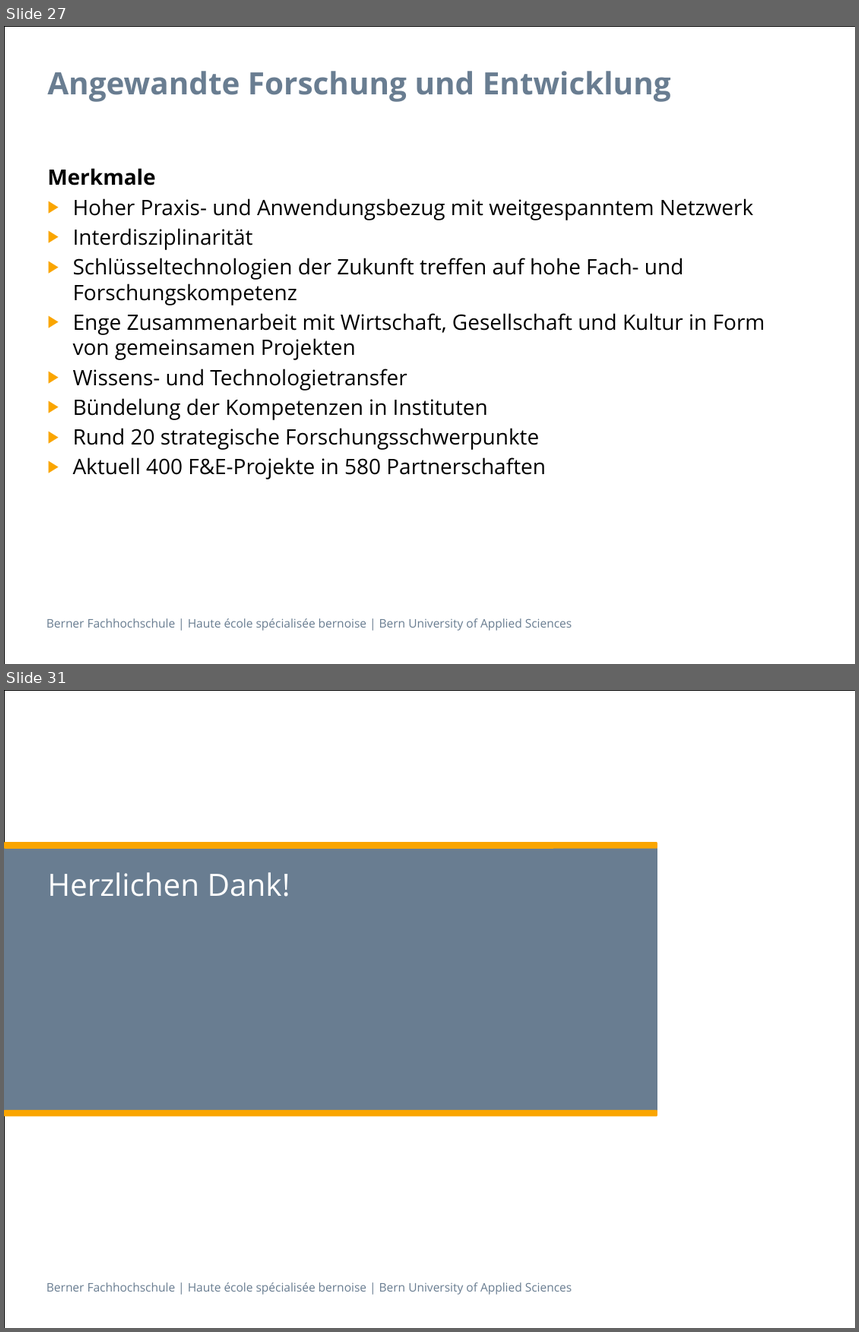
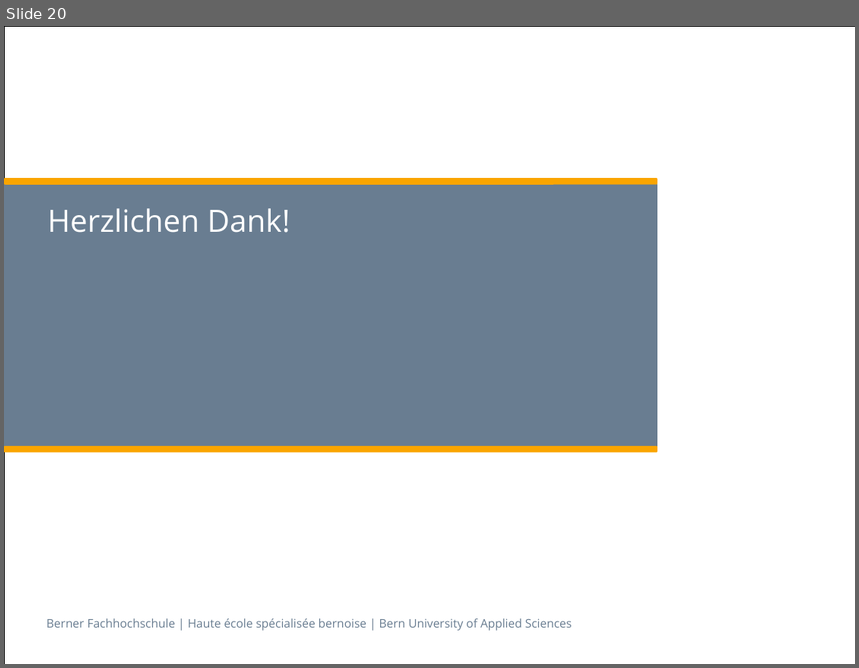
Before and after one commit to swisszeni/ch.bfh.btx8081.w2014.red, a slide deck: doc/finalPresentation/Praesentation_BFH_2013 copy.pptx. Shown one above the other, each under a label of ours: slides 27 and 31 before the commit, slide 20 after it; the slides between them are not shown. The pictures are 859x1332 and 859x668 pixels, drawn with LibreOffice and Linux fonts; fonts in the diff are those of the drawing. Boxes give left, top, right and bottom in pixels: in the first picture for what was removed or moved away, otherwise in the second. Text is boxed around its words. In the diff, an @@ line names an element or a change of style, - is before the commit and + after.

```diff
--- a/doc/finalPresentation/Praesentation_BFH_2013 copy.pptx
+++ b/doc/finalPresentation/Praesentation_BFH_2013 copy.pptx
@@ slide 27 removed at (4, 26, 855, 664), background #FFFFFF; not listed: 2 template elements that a slide beside it also shows @@
@@ title removed at (47, 71, 671, 102) @@
-Angewandte Forschung und Entwicklung
@@ text removed at (47, 168, 766, 480) @@
-Merkmale
-▶ Hoher Praxis- und Anwendungsbezug mit weitgespanntem Netzwerk
-▶ Interdisziplinarität
-▶ Schlüsseltechnologien der Zukunft treffen auf hohe Fach- und Forschungskompetenz
-▶ Enge Zusammenarbeit mit Wirtschaft, Gesellschaft und Kultur in Form von gemeinsamen Projekten
-▶ Wissens- und Technologietransfer
-▶ Bündelung der Kompetenzen in Instituten
-▶ Rund 20 strategische Forschungsschwerpunkte
-▶ Aktuell 400 F&E-Projekte in 580 Partnerschaften
@@ what was slide 31 is now slide 20 @@
```
Also in this commit, not shown: 2 slides changed, 16 slides added, 26 other slides removed.
